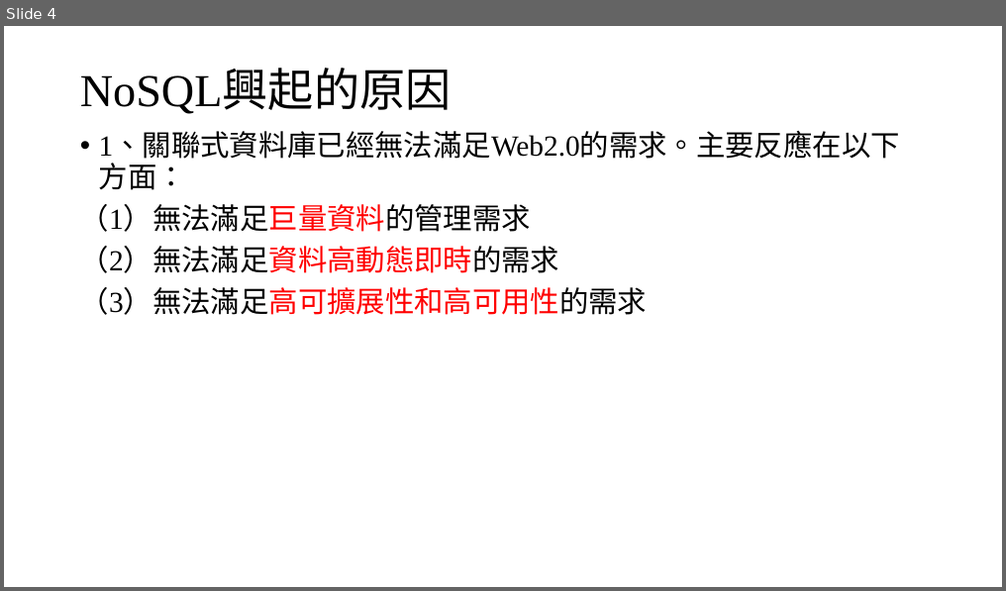
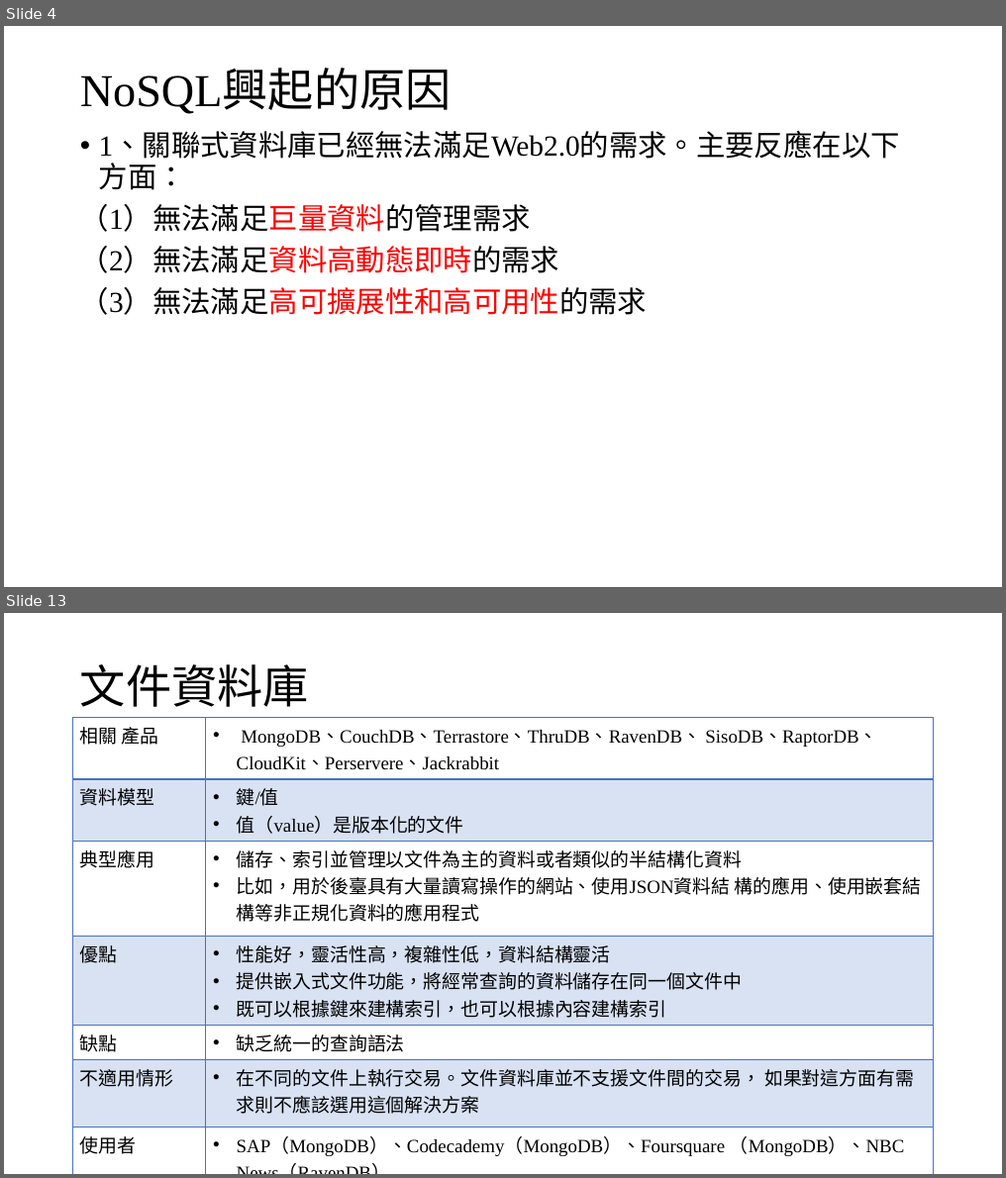
Before and after one commit to YuLiYangBryant/NoSQLReport, a slide deck: NoSQL.pptx. Shown one above the other, each under a label of ours: slide 4 before the commit, slides 4 and 13 after it; the slides between them are not shown. The pictures are 1006x591 and 1006x1178 pixels, drawn with LibreOffice and Linux fonts; fonts in the diff are those of the drawing. Boxes give left, top, right and bottom in pixels: in the first picture for what was removed or moved away, otherwise in the second. Text is boxed around its words. In the diff, an @@ line names an element or a change of style, - is before the commit and + after.

```diff
--- a/NoSQL.pptx
+++ b/NoSQL.pptx
@@ slide 13 added at [4,613,1002,1174], background #FFFFFF @@
@@ title added at [80,664,309,707], 44 pt, text #000000 @@
+文件資料庫
@@ table added at [73,718,934,1168], 7 rows, 2 columns @@
+相關 產品 | MongoDB、CouchDB、Terrastore、ThruDB、RavenDB、 SisoDB、RaptorDB、CloudKit、Perservere、Jackrabbit
+資料模型 | 鍵/值 / 值（value）是版本化的文件
+典型應用 | 儲存、索引並管理以文件為主的資料或者類似的半結構化資料 / 比如，用於後臺具有大量讀寫操作的網站、使用JSON資料結 構的應用、使用嵌套結構等非正規化資料的應用程式
+優點 | 性能好，靈活性高，複雜性低，資料結構靈活 / 提供嵌入式文件功能，將經常查詢的資料儲存在同一個文件中 / 既可以根據鍵來建構索引，也可以根據內容建構索引
+缺點 | 缺乏統一的查詢語法
+不適用情形 | 在不同的文件上執行交易。文件資料庫並不支援文件間的交易， 如果對這方面有需求則不應該選用這個解決方案
+使用者 | SAP（MongoDB）、Codecademy（MongoDB）、Foursquare （MongoDB）、NBC News（RavenDB）
```
Also in this commit, not shown: 22 other slides added.
